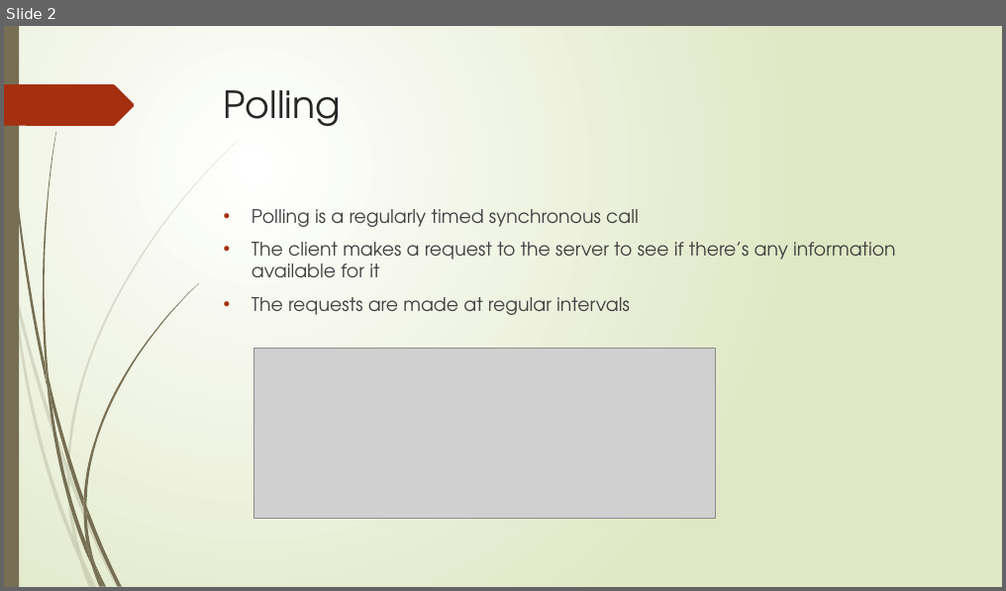
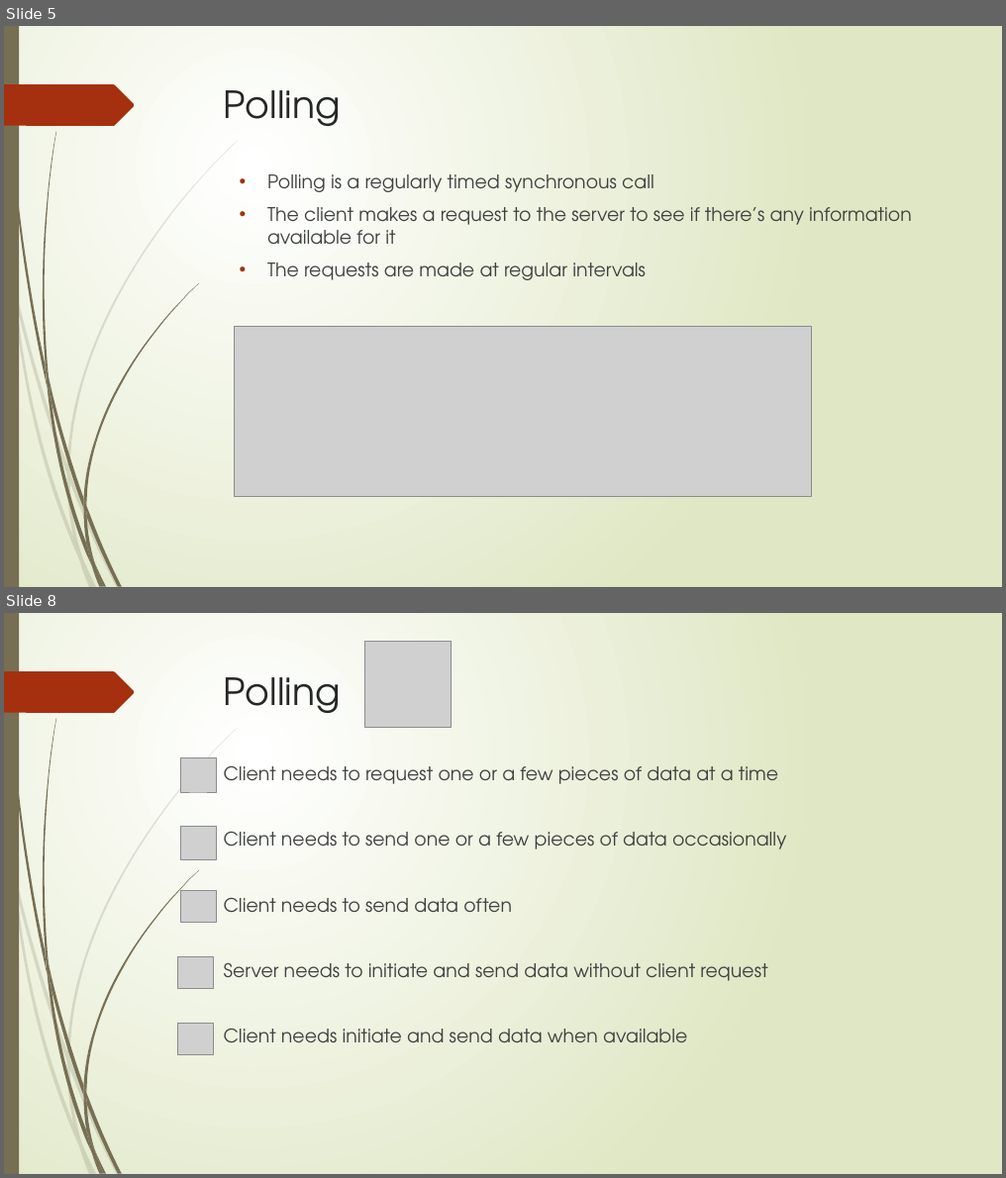
Before and after one commit to aliammar7/WebSocket, a slide deck: Websocket.pptx. Shown one above the other, each under a label of ours: slide 2 before the commit, slides 5 and 8 after it; the slides between them are not shown. The pictures are 1006x591 and 1006x1178 pixels, drawn with LibreOffice and Linux fonts; fonts in the diff are those of the drawing; grey boxes stand for pictures. Boxes give left, top, right and bottom in pixels: in the first picture for what was removed or moved away, otherwise in the second. Text is boxed around its words. In the diff, an @@ line names an element or a change of style, - is before the commit and + after.

```diff
--- a/Websocket.pptx
+++ b/Websocket.pptx
@@ slide 8 added at [4, 613, 1002, 1174], background gradient #FFFFFF to #DFE8C4; not listed: 24 template elements that a slide beside it also shows @@
@@ picture added at [364, 641, 450, 727] @@
@@ title added at [224, 677, 341, 713], 36 pt, text #262626 @@
+Polling
@@ picture added at [180, 759, 216, 792] @@
@@ text added at [224, 766, 786, 1044], 18 pt, text #404040 @@
+Client needs to request one or a few pieces of data at a time
+Client needs to send one or a few pieces of data occasionally
+Client needs to send data often
+Server needs to initiate and send data without client request
+Client needs initiate and send data when available
@@ picture added at [180, 827, 217, 861] @@
@@ picture added at [180, 891, 216, 923] @@
@@ picture added at [177, 957, 213, 989] @@
@@ picture added at [177, 1023, 213, 1056] @@
@@ what was slide 2 is now slide 5 @@
@@ slide 5 changed as well @@
@@ text "Polling is a regularly timed ...": place and size @@
-text "Polling is a regularly timed ..." at [252, 209, 896, 315]
+text "Polling is a regularly timed ..." at [267, 174, 912, 280]
@@ picture: place and size @@
-picture at [254, 348, 715, 519]
+picture at [235, 326, 812, 497]
```
Also in this commit, not shown: 1 other slide changed, 19 other slides added, 1 slide removed.
